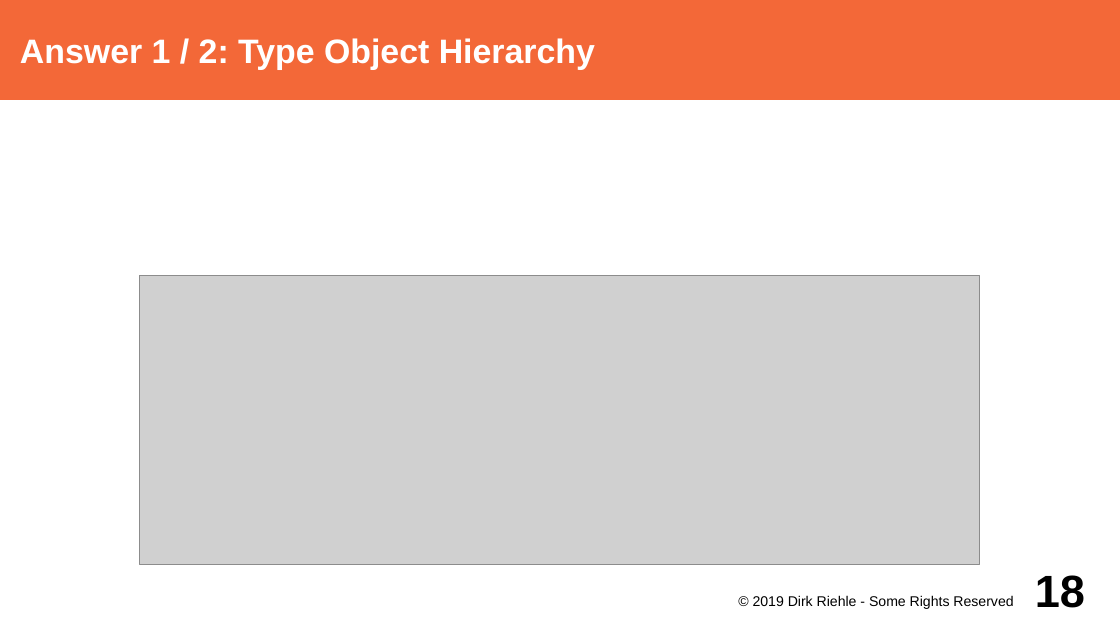
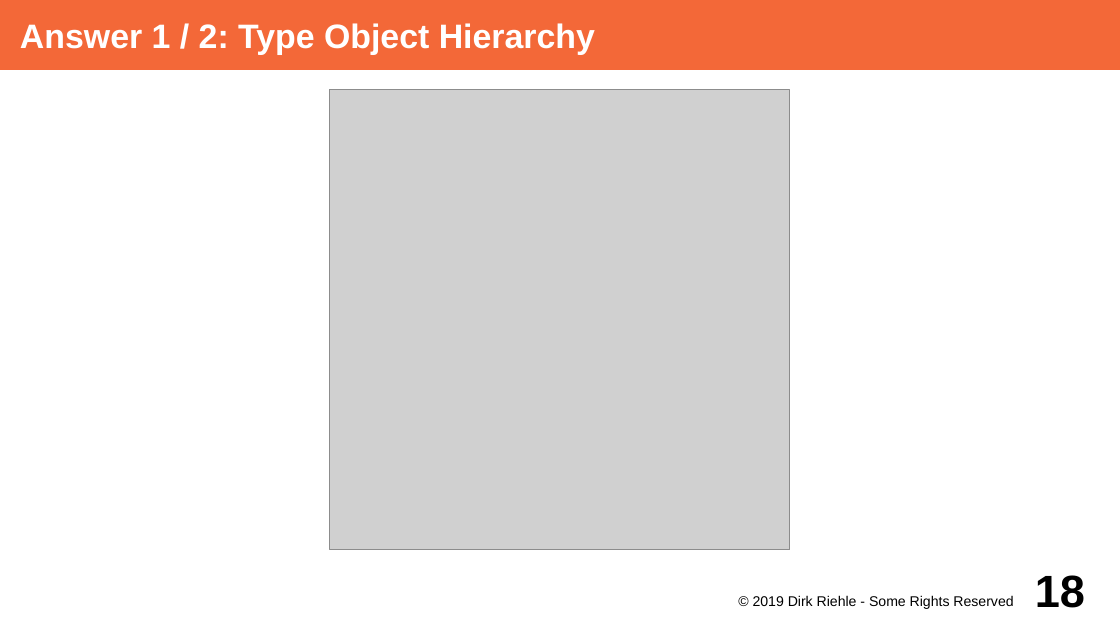
Before and after one commit to dirkriehle/adap-course, a slide deck: slide 18 of Lecture Slides/ADAP C09 - Type Objects.odp. Drawn at 1120x630 pixels with LibreOffice and Linux fonts; fonts in the diff are those of the drawing; grey boxes stand for pictures. Boxes give left, top, right and bottom in pixels: in the first picture for what was removed or moved away, otherwise in the second. Text is boxed around its words. In the diff, an @@ line names an element or a change of style, - is before the commit and + after.

```diff
--- a/Lecture Slides/ADAP C09 - Type Objects.odp
+++ b/Lecture Slides/ADAP C09 - Type Objects.odp
@@ title "Answer 1 / 2: Type ...": place and size @@
-title "Answer 1 / 2: Type ..." at (0, 0, 1120, 100)
+title "Answer 1 / 2: Type ..." at (0, 0, 1120, 70)
@@ picture: place and size @@
-picture at (140, 275, 981, 565)
+picture at (330, 90, 791, 551)
```
Also in this commit, not shown: 22 other slides changed, 38 other files.
